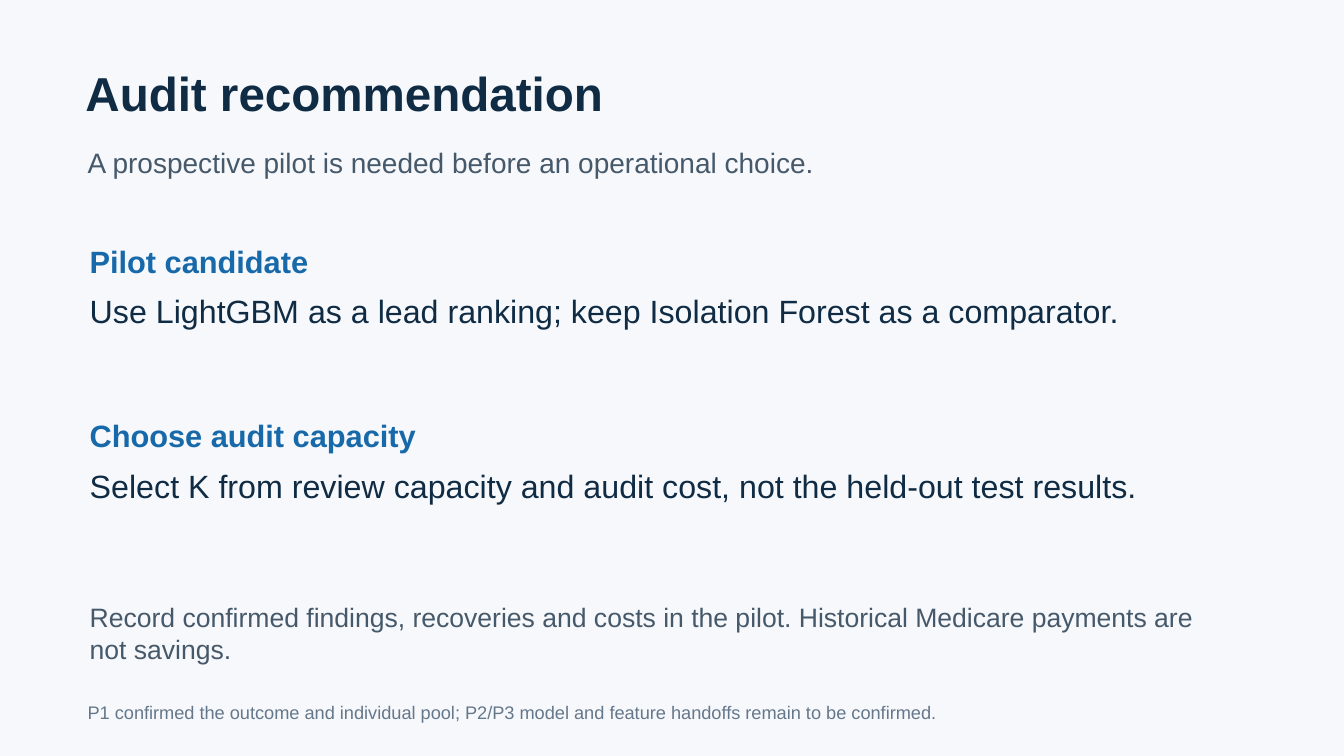
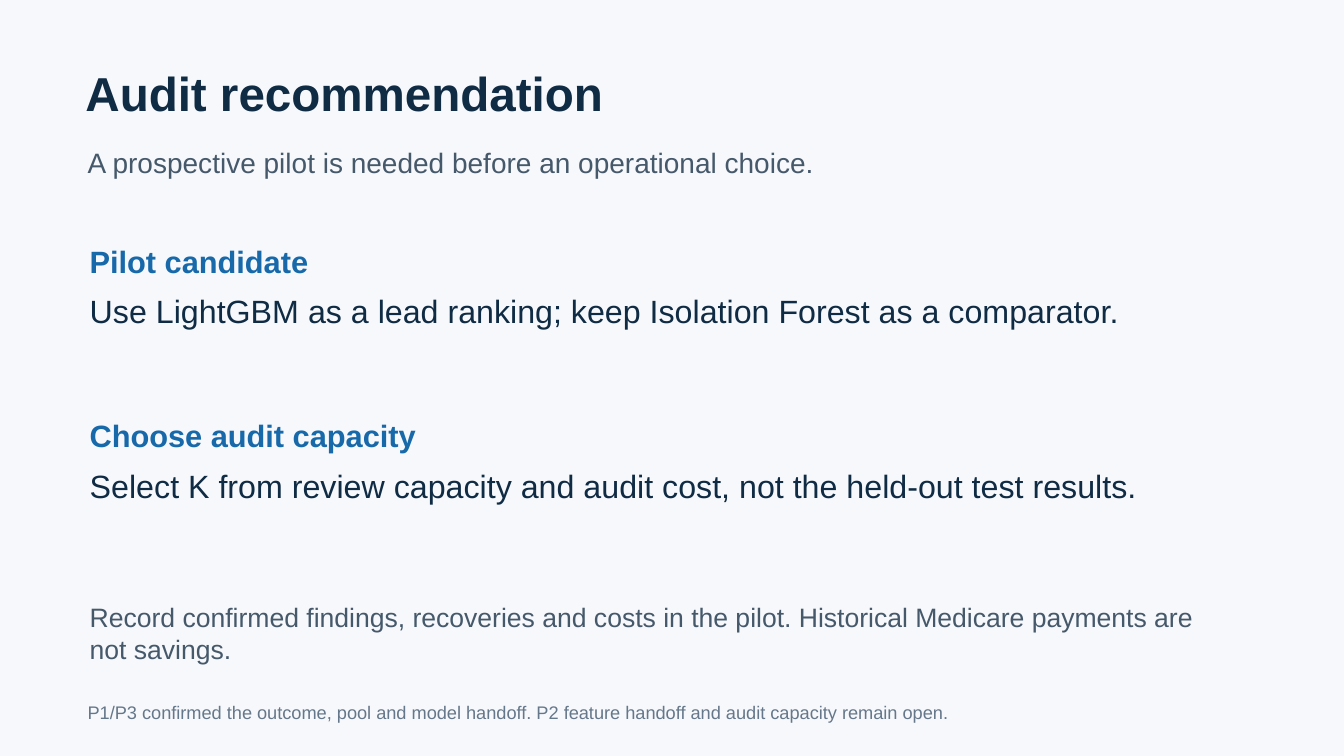
Before and after one commit to 23f2005056/mlba, a slide deck: slide 6 of presentation_figures/FraudLens_P4_Evaluation.pptx. Drawn at 1344x756 pixels with LibreOffice and Linux fonts; fonts in the diff are those of the drawing. Boxes give left, top, right and bottom in pixels: in the first picture for what was removed or moved away, otherwise in the second. Text is boxed around its words. In the diff, an @@ line names an element or a change of style, - is before the commit and + after.

Commit message:
Record P3 evaluation handoff confirmation

```diff
--- a/presentation_figures/FraudLens_P4_Evaluation.pptx
+++ b/presentation_figures/FraudLens_P4_Evaluation.pptx
@@ text at (x1=88, y1=706, x2=948, y2=723): text changed @@
-P1 confirmed the outcome and individual pool; P2/P3 model and feature handoffs remain to be confirmed.
+P1/P3 confirmed the outcome, pool and model handoff. P2 feature handoff and audit capacity remain open.
```
Also in this commit, not shown: 2 other slides changed, 5 other files.
